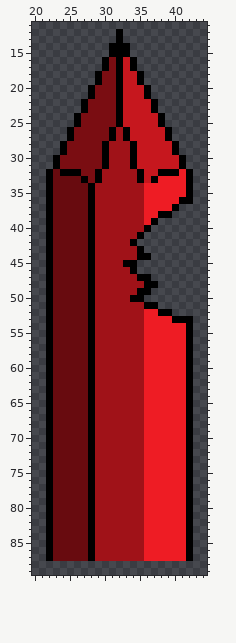
One commit to this sprite sheet: sprites/spr_ruby/layers/aa2a5338-1b12-4133-b07e-2dff4c48a763/dae04a18-0d28-49c6-8045-b7d3a8fd0ea3.png. That is the earlier state.
The file is 67x96 pixels. Shown: x 20..44, y 11..89. The old version is drawn lined up with the new one, on the new canvas.
The same view after the edit:
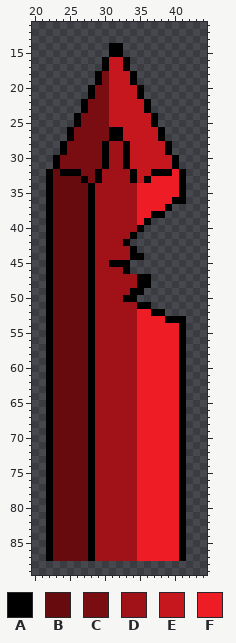
Palette (. is transparent): A #000000  B #680b0f  C #7a0d12  D #a01218  E #c6171e  F #ee1c24
From old to new:
canvas 67x96 -> 64x96, the old top-left corner now at -1,0 (the part of the old canvas that was cut away was empty and is not shown)
y 12..13: x 32 A -> .
y 14..15: x 33 A -> .
y 16..17: x 31..34 CAEA -> EEA.
y 18..19: x 31..32 CA -> EE; x 34..35 EA -> A.
y 20..21: x 31..32 CA -> EE; x 35..36 EA -> A.
y 22..23: x 31..32 CA -> EE; x 36..37 EA -> A.
y 24..25: x 31..32 CA -> EE; x 37..38 EA -> A.
y 26..27: x 32..33 DA -> AE; x 38..39 EA -> A.
y 28..29: x 33..34 DA -> AE; x 39..40 EA -> A.
y 30..31: x 33..34 DA -> AE; x 40..41 EA -> A.
y 32: x 34..35 DA -> AE; x 37 E -> A; x 40..42 AFA -> FA.
y 33: x 34..37 DAEA -> AEAF; x 41..42 FA -> A.
y 34..35: x 35 D -> F; x 41..42 FA -> A.
y 36: x 35 D -> F; x 40 F -> A; x 42 A -> .
y 37: x 35 D -> F; x 39..40 FA -> A.
y 38: x 35 D -> F; x 37 F -> A; x 39 A -> .
y 39: x 35..37 DFA -> FA.
y 40: x 35..36 DA -> A.
y 41: x 34..35 DA -> A.
y 42: x 33..34 DA -> A.
y 43: x 34..35 DA -> A.
y 44: x 34 D -> A; x 36 A -> .
y 45: x 31..32 DD -> AA; x 34 A -> .
y 46: x 33..34 DA -> A.
y 48: x 35 D -> A; x 37 A -> .
y 49: x 34 D -> A; x 36 A -> .
y 50: x 33 D -> A; x 35 A -> .
y 51: x 35 D -> A; x 37 A -> .
y 52: x 35 D -> F; x 37 F -> A; x 39 A -> .
y 53: x 35 D -> F; x 39 F -> A; x 42 A -> .
y 54..87: x 35 D -> F; x 41..42 FA -> A.
